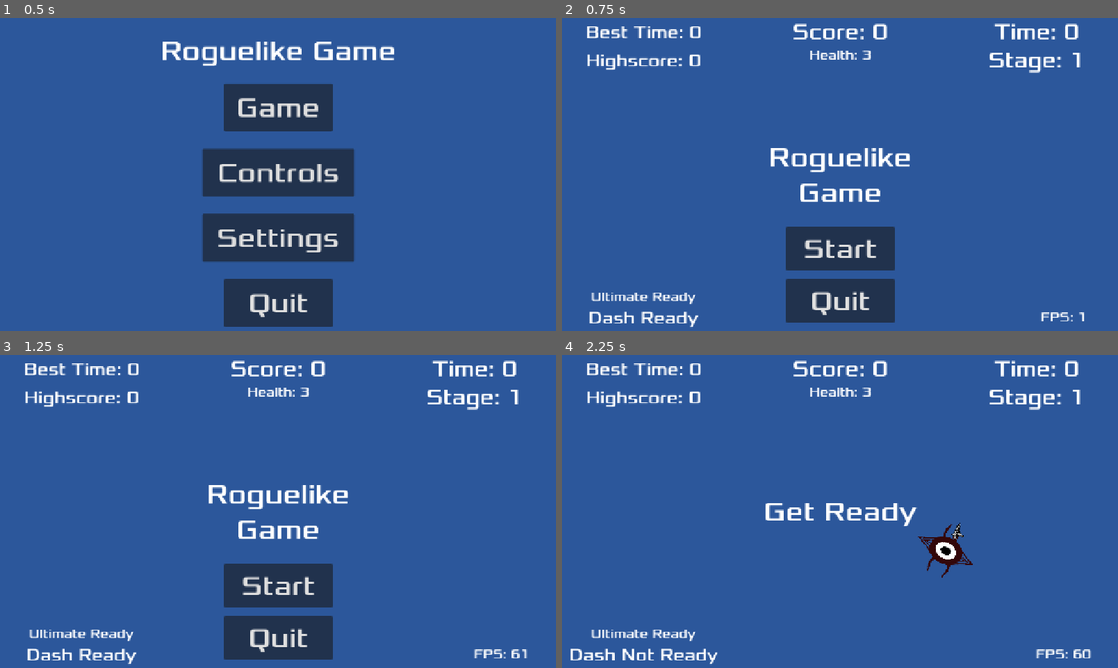
Above: before the commit, frames 1-4 (two rows, left to right).
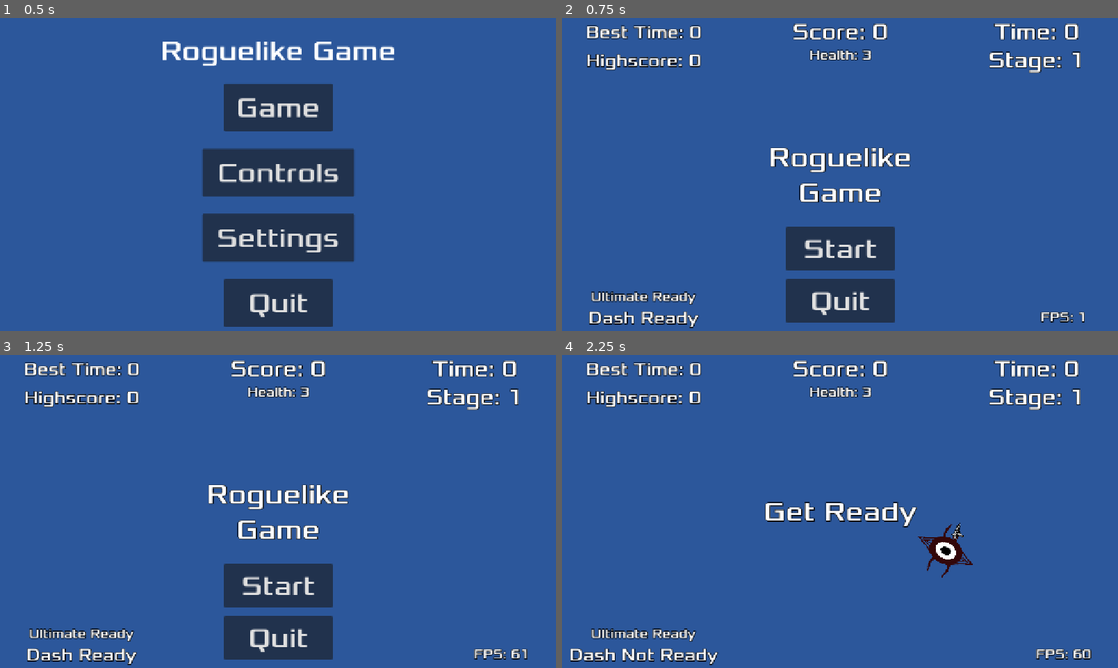
Above: after the commit, the same moments.

Repository: TacticalVortex/Eye-Survived
Game: Godot game, scene res://main.tscn
Two runs of this game, one before a commit and one after it. Both use one fixed random seed, a clock stepped at 60 frames per second and the inputs below.
Inputs (mouse positions are in pixels of both pictures, inside the frame that each line leads up to):
- Up to frame 1 (0.5 s): no input
- Up to frame 2 (0.75 s): click "Game" at 0.5 s
- Up to frame 3 (1.25 s): no input
- Up to frame 4 (2.25 s): click "Start" at 1.25 s; tap Enter at 2 s; move the mouse to (962, 495) at 2.02 s; hold D (move_right) from 2.03 s (still down); tap Shift (dash) at 2.1 s

Frame 1 is identical in both runs. In frame 2, 3.6% of the frame differs, in the area x 4-94%, y 1-100%; in frame 3, 3.6%, in the area x 4-95%, y 1-100%; in frame 4, 3.6%.

Commit message:
Added outlines
Added a small outline to the words on the HUD.

Diff:
--- a/roguelike-game/hud.tscn
+++ b/roguelike-game/hud.tscn
@@ -25,6 +25,9 @@
 offset_left = -375.0
 offset_bottom = 65.0
 grow_horizontal = 0
+theme_override_colors/font_shadow_color = Color(0, 0, 0, 1)
+theme_override_colors/font_outline_color = Color(0, 0, 0, 1)
+theme_override_constants/outline_size = 5
 theme_override_fonts/font = ExtResource("1_ftl2u")
 theme_override_font_sizes/font_size = 50
 text = "Time: 0"
@@ -34,6 +37,9 @@
 [node name="BestTimeLabel" type="Label" parent="."]
 offset_right = 375.0
 offset_bottom = 65.0
+theme_override_colors/font_shadow_color = Color(0, 0, 0, 1)
+theme_override_colors/font_outline_color = Color(0, 0, 0, 1)
+theme_override_constants/outline_size = 5
 theme_override_fonts/font = ExtResource("1_ftl2u")
 theme_override_font_sizes/font_size = 40
 text = "Best Time: 0"
@@ -48,6 +54,9 @@
 offset_top = 65.0
 offset_bottom = 130.0
 grow_horizontal = 0
+theme_override_colors/font_shadow_color = Color(0, 0, 0, 1)
+theme_override_colors/font_outline_color = Color(0, 0, 0, 1)
+theme_override_constants/outline_size = 5
 theme_override_fonts/font = ExtResource("1_ftl2u")
 theme_override_font_sizes/font_size = 50
 text = "Stage: 1"
@@ -62,6 +71,9 @@
 offset_right = 150.0
 offset_bottom = 65.0
 grow_horizontal = 2
+theme_override_colors/font_shadow_color = Color(0, 0, 0, 1)
+theme_override_colors/font_outline_color = Color(0, 0, 0, 1)
+theme_override_constants/outline_size = 5
 theme_override_fonts/font = ExtResource("1_ftl2u")
 theme_override_font_sizes/font_size = 50
 text = "Score: 0"
@@ -77,6 +89,9 @@
 offset_right = 87.5
 offset_bottom = 110.0
 grow_horizontal = 2
+theme_override_colors/font_shadow_color = Color(0, 0, 0, 1)
+theme_override_colors/font_outline_color = Color(0, 0, 0, 1)
+theme_override_constants/outline_size = 5
 theme_override_fonts/font = ExtResource("1_ftl2u")
 theme_override_font_sizes/font_size = 30
 text = "Health: 3"
@@ -87,6 +102,9 @@
 offset_top = 65.0
 offset_right = 375.0
 offset_bottom = 130.0
+theme_override_colors/font_shadow_color = Color(0, 0, 0, 1)
+theme_override_colors/font_outline_color = Color(0, 0, 0, 1)
+theme_override_constants/outline_size = 5
 theme_override_fonts/font = ExtResource("1_ftl2u")
 theme_override_font_sizes/font_size = 40
 text = "Highscore: 0"
@@ -100,6 +118,9 @@
 offset_top = -62.0
 offset_right = 375.0
 grow_vertical = 0
+theme_override_colors/font_shadow_color = Color(0, 0, 0, 1)
+theme_override_colors/font_outline_color = Color(0, 0, 0, 1)
+theme_override_constants/outline_size = 5
 theme_override_fonts/font = ExtResource("1_ftl2u")
 theme_override_font_sizes/font_size = 40
 text = "Dash Ready"
@@ -114,6 +135,9 @@
 offset_right = 375.0
 offset_bottom = -48.0
 grow_vertical = 0
+theme_override_colors/font_shadow_color = Color(0, 0, 0, 1)
+theme_override_colors/font_outline_color = Color(0, 0, 0, 1)
+theme_override_constants/outline_size = 5
 theme_override_fonts/font = ExtResource("1_ftl2u")
 theme_override_font_sizes/font_size = 30
 text = "Ultimate Ready"
@@ -133,6 +157,9 @@
 grow_horizontal = 2
 grow_vertical = 2
 size_flags_horizontal = 4
+theme_override_colors/font_shadow_color = Color(0, 0, 0, 1)
+theme_override_colors/font_outline_color = Color(0, 0, 0, 1)
+theme_override_constants/outline_size = 5
 theme_override_fonts/font = ExtResource("1_ftl2u")
 theme_override_font_sizes/font_size = 64
 text = "Roguelike Game"
@@ -150,6 +177,9 @@
 offset_top = -65.0
 grow_horizontal = 0
 grow_vertical = 0
+theme_override_colors/font_shadow_color = Color(0, 0, 0, 1)
+theme_override_colors/font_outline_color = Color(0, 0, 0, 1)
+theme_override_constants/outline_size = 5
 theme_override_fonts/font = ExtResource("1_ftl2u")
 theme_override_font_sizes/font_size = 30
 text = "FPS: 0"
Not shown: 1 places in roguelike-game/menu.tscn that only renumber resources
